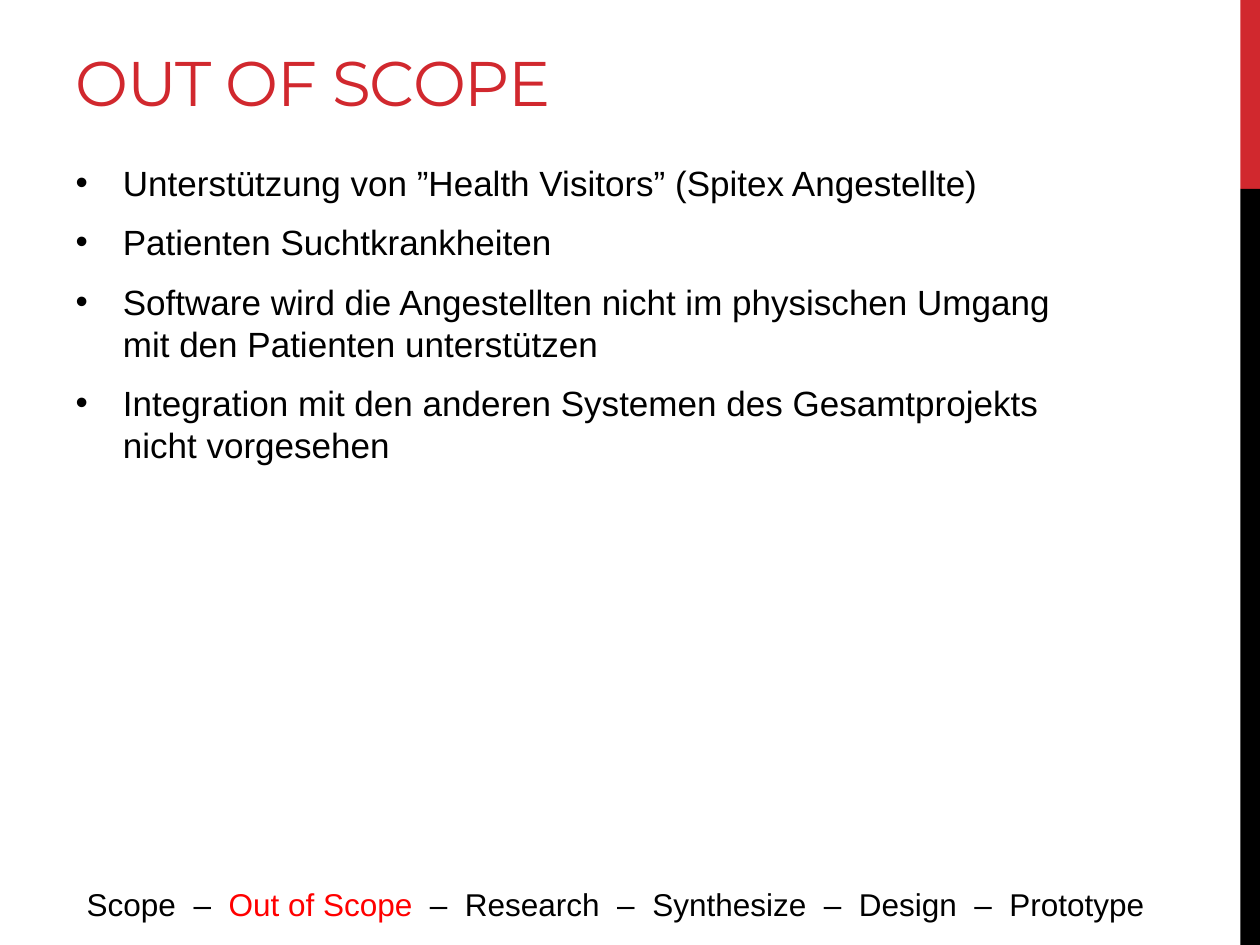
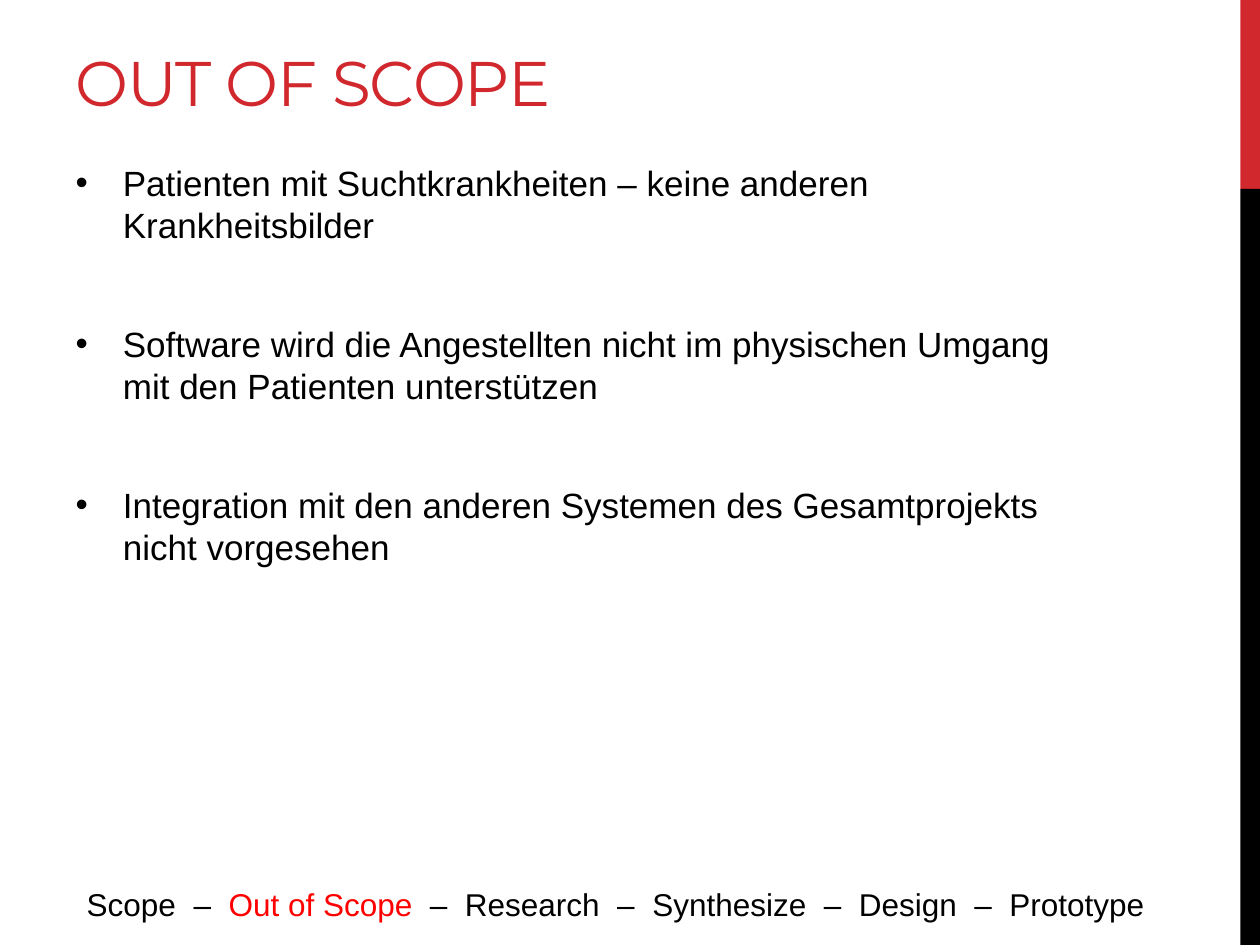
Before and after one commit to LucaRitz/ch.bfh.bti7081.s2019.blue, a slide deck: slide 4 of doc/task01/design_thinking.pptx (slide 3 before the commit). Drawn at 1260x945 pixels with LibreOffice and Linux fonts; fonts in the diff are those of the drawing. Boxes give left, top, right and bottom in pixels: in the first picture for what was removed or moved away, otherwise in the second. Text is boxed around its words. In the diff, an @@ line names an element or a change of style, - is before the commit and + after.

```diff
--- a/doc/task01/design_thinking.pptx
+++ b/doc/task01/design_thinking.pptx
@@ text at box(123, 170, 869, 239): text changed @@
-• Unterstützung von ”Health Visitors” (Spitex Angestellte)
-• Patienten Suchtkrankheiten
+• Patienten mit Suchtkrankheiten – keine anderen Krankheitsbilder
```
Also in this commit, not shown: 4 other slides changed, 1 slide added.
